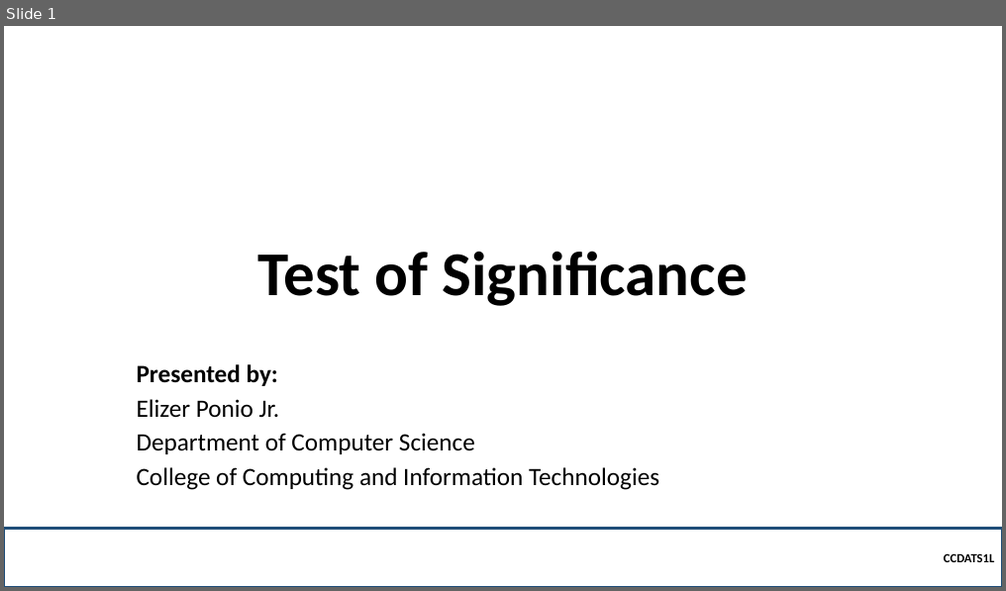
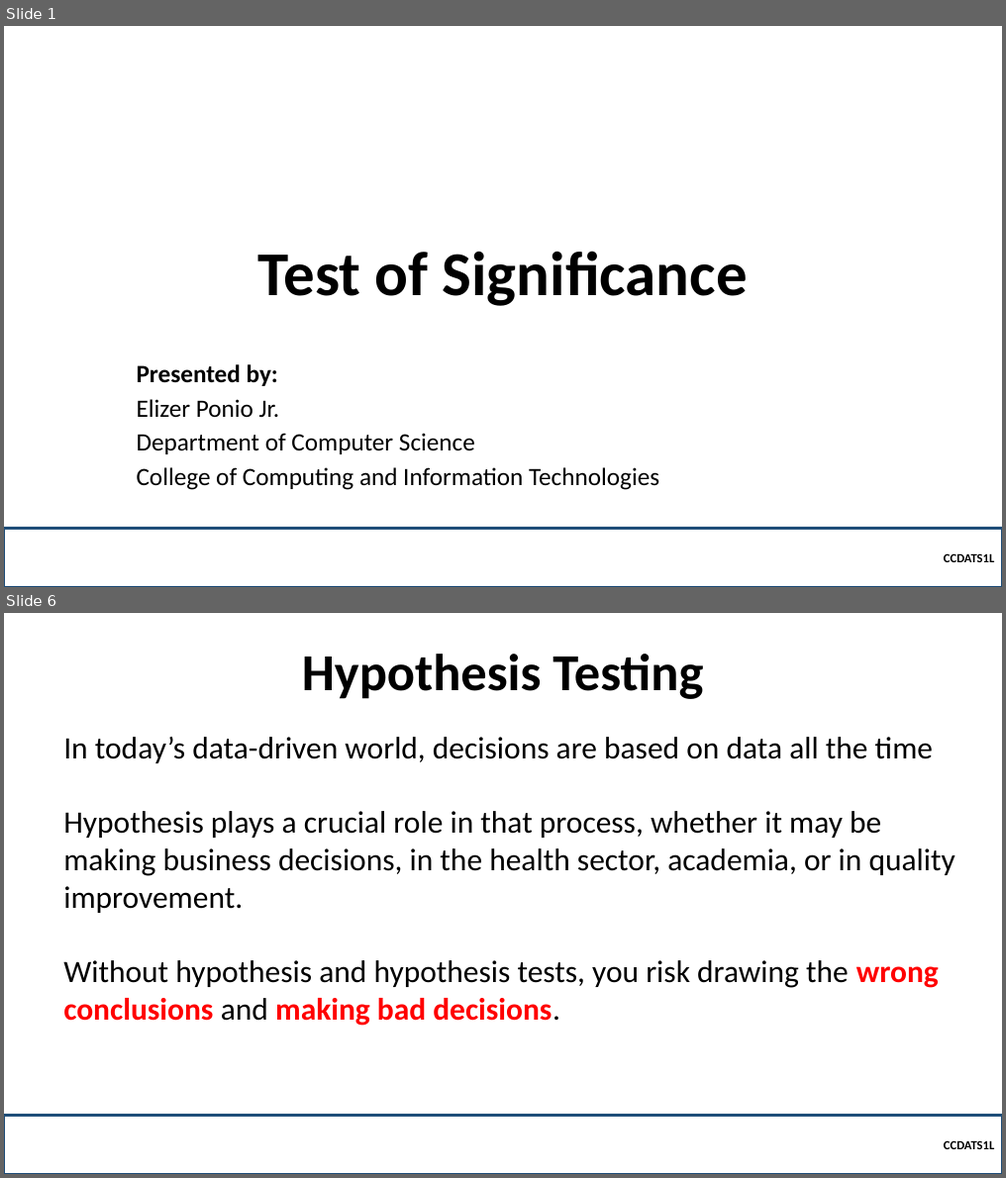
Before and after one commit to robitussin/CCDATS1L, a slide deck: week 10/Test of Significance.pptx. Shown one above the other, each under a label of ours: slide 1 before the commit, slides 1 and 6 after it; the slides between them are not shown. The pictures are 1006x591 and 1006x1178 pixels, drawn with LibreOffice and Linux fonts; fonts in the diff are those of the drawing; background and template pictures are left out. Boxes give left, top, right and bottom in pixels: in the first picture for what was removed or moved away, otherwise in the second. Text is boxed around its words. In the diff, an @@ line names an element or a change of style, - is before the commit and + after.

```diff
--- a/week 10/Test of Significance.pptx
+++ b/week 10/Test of Significance.pptx
@@ slide 6 added at (4, 613, 1002, 1174), background picture (left out) @@
@@ title added at (302, 654, 703, 699), 50 pt, text #000000, bold @@
+Hypothesis Testing
@@ text added at (63, 737, 955, 1026), 30 pt, text #000000 @@
+In today’s data-driven world, decisions are based on data all the time
+Hypothesis plays a crucial role in that process, whether it may be making business decisions, in the health sector, academia, or in quality improvement.
+Without hypothesis and hypothesis tests, you risk drawing the wrong conclusions and making bad decisions.
@@ rectangle added at (4, 1115, 1002, 1174), outline #1F4E79 2.25 pt, 12 pt, text #000000, bold @@
+  CCDATS1L
```
Also in this commit, not shown: 8 slides changed, 9 other slides added, 2 slides removed, 5 other files.
